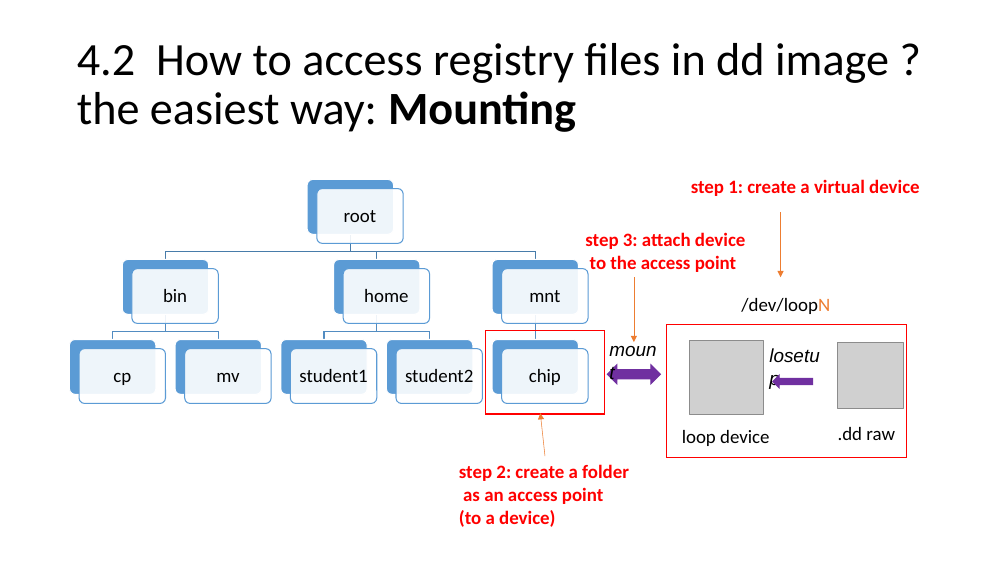
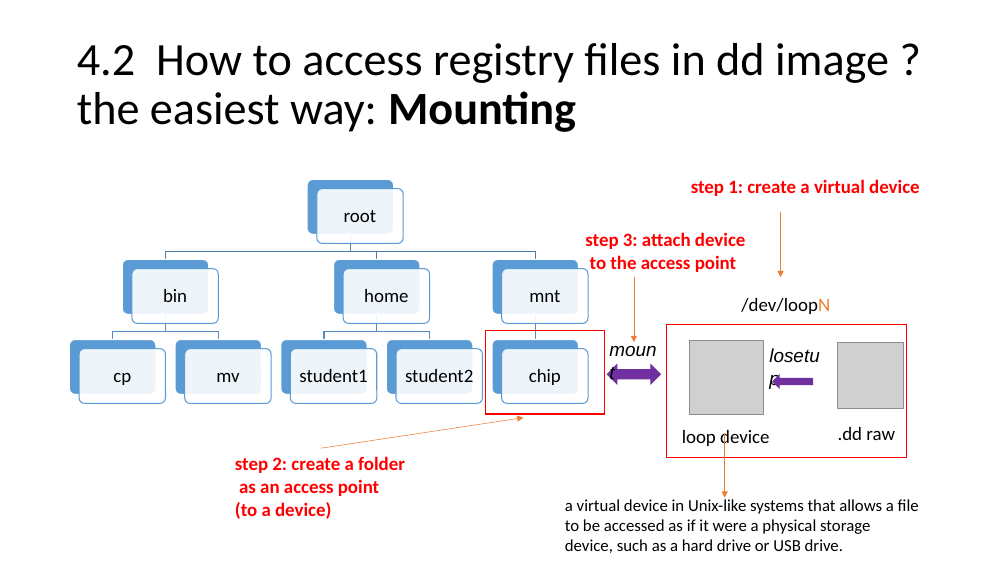
Before and after one commit to frankwxu/digital-forensics-lab, a slide deck: slide 29 of NIST_Data_Leakage_Case/NIST_Data_Leakage_00_Env_Setting.pptx (slide 20 before the commit). Drawn at 1008x567 pixels with LibreOffice and Linux fonts; fonts in the diff are those of the drawing; grey boxes stand for pictures; background and template pictures are left out. Boxes give left, top, right and bottom in pixels: in the first picture for what was removed or moved away, otherwise in the second. Text is boxed around its words. In the diff, an @@ line names an element or a change of style, - is before the commit and + after.

```diff
--- a/NIST_Data_Leakage_Case/NIST_Data_Leakage_00_Env_Setting.pptx
+++ b/NIST_Data_Leakage_Case/NIST_Data_Leakage_00_Env_Setting.pptx
@@ arrow moved from (545, 456) - (541, 414) to (321, 448) - (523, 418) @@
@@ text "step 2: create a folder": place and size @@
-text "step 2: create a folder" at (459, 464, 629, 527)
+text "step 2: create a folder" at (235, 456, 405, 519)
@@ arrow added from (725, 433) to (725, 498), #ED7D31 0.5 pt @@
@@ text added at (565, 497, 919, 553), 16 pt, text #000000 @@
+a virtual device in Unix-like systems that allows a file to be accessed as if it were a physical storage device, such as a hard drive or USB drive.
```
Also in this commit, not shown: 14 other slides changed, 11 slides added, 1 slide removed.
